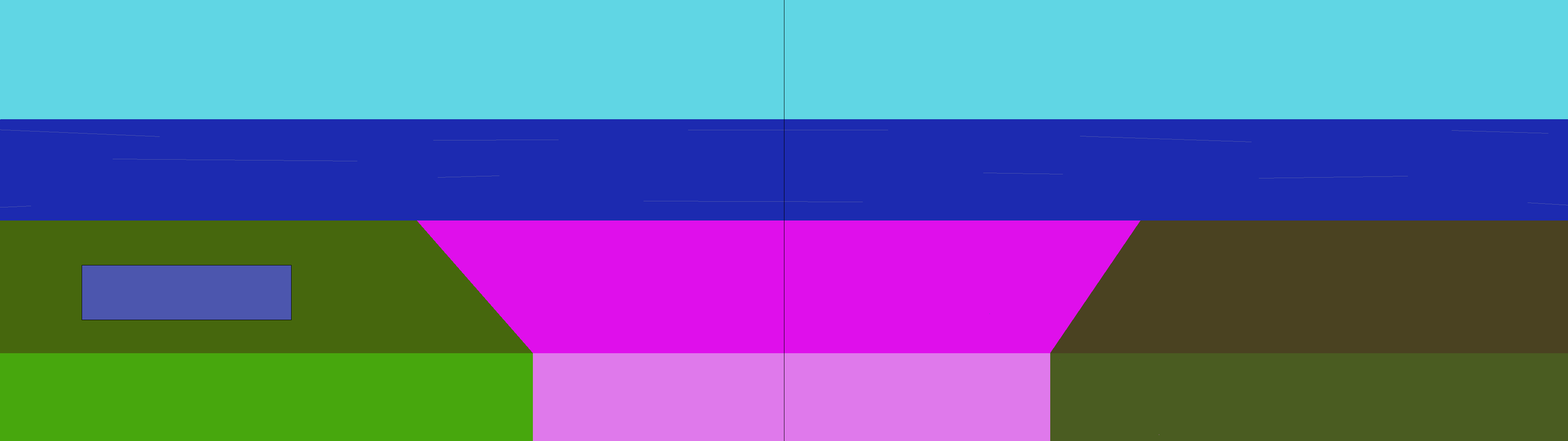
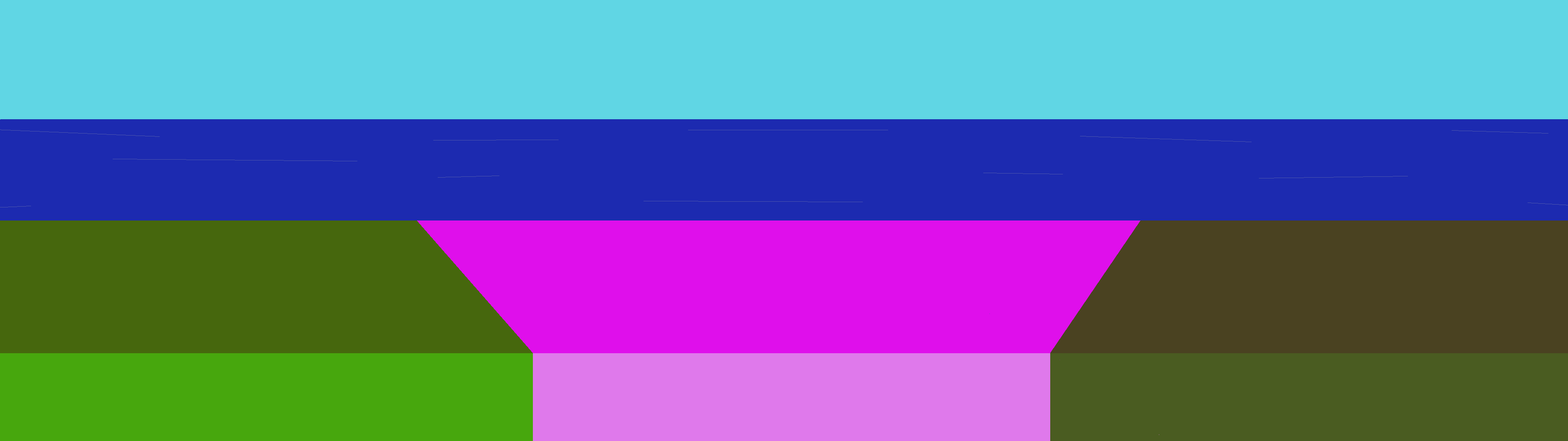
Comparing the layer stacks of the two (1568, 441) images. Changes:
removed layer "Rectangle 1" over [81, 265, 292, 321]
removed layer "Layer 0" over [784, 0, 785, 441]
